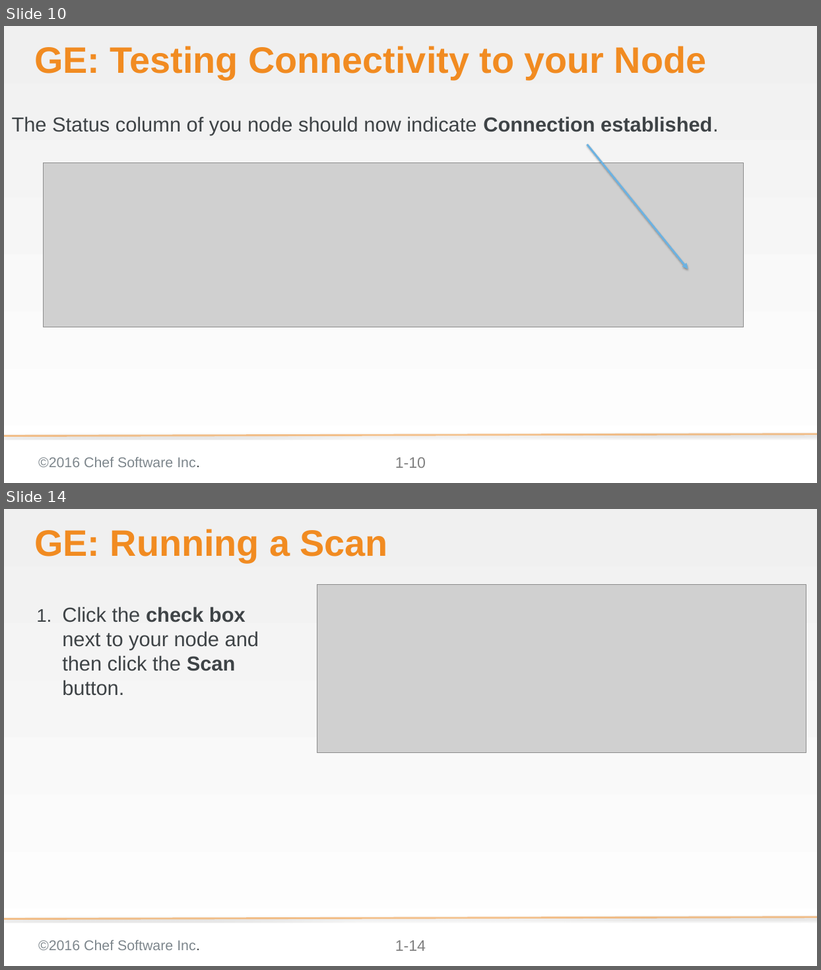
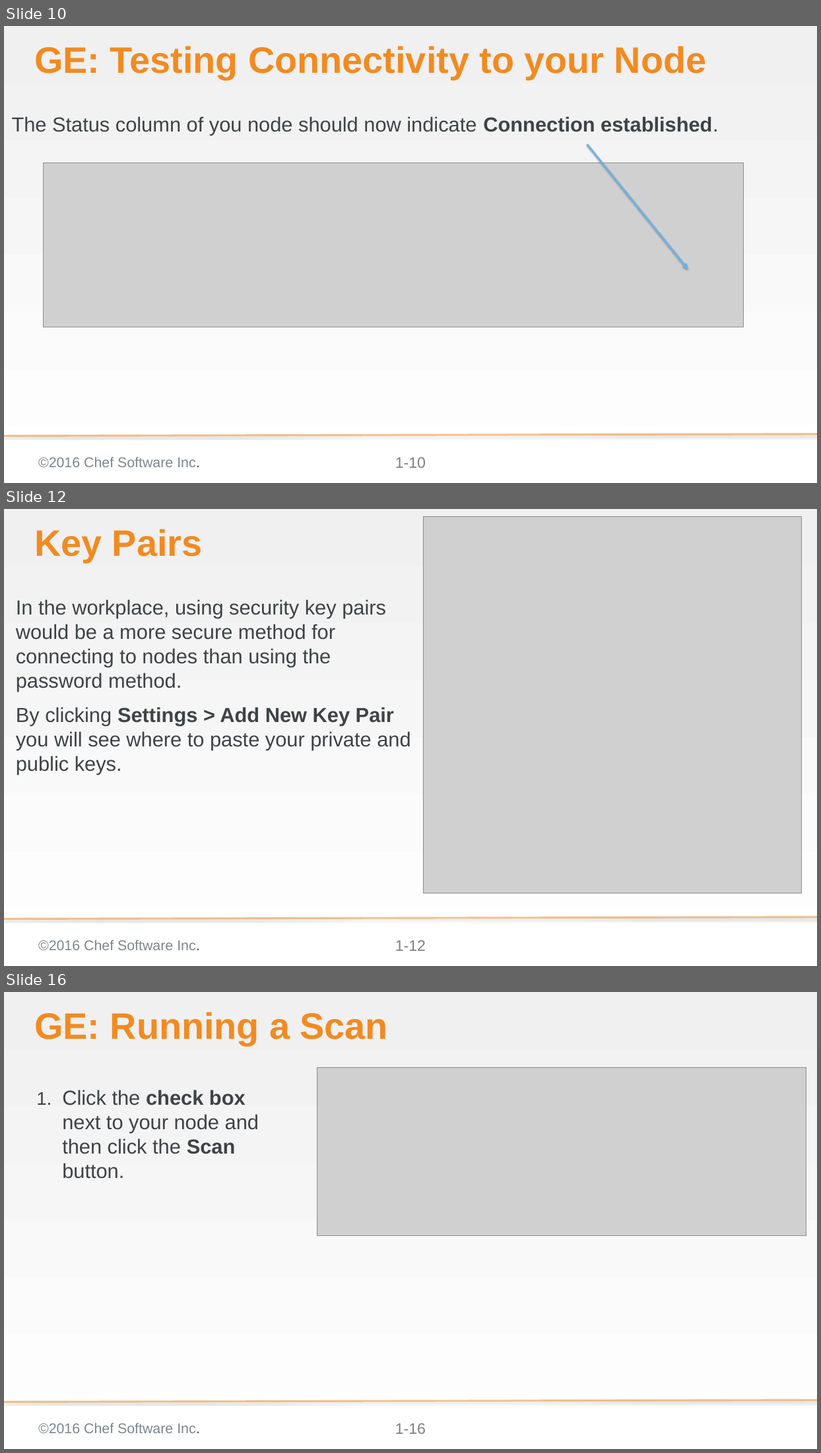
Before and after one commit to bchamby/chef-compliance-installation-configuration-operation, a slide deck: 03-initial-configuration-scans.pptx. Shown one above the other, each under a label of ours: slides 10 and 14 before the commit, slides 10, 12 and 16 after it; the slides between them are not shown. The pictures are 821x970 and 821x1453 pixels, drawn with LibreOffice and Linux fonts; fonts in the diff are those of the drawing; grey boxes stand for pictures; background and template pictures are left out. Boxes give left, top, right and bottom in pixels: in the first picture for what was removed or moved away, otherwise in the second. Text is boxed around its words. In the diff, an @@ line names an element or a change of style, - is before the commit and + after.

```diff
--- a/03-initial-configuration-scans.pptx
+++ b/03-initial-configuration-scans.pptx
@@ slide 12 added at [4,509,817,966], background gradient #F0F0F0 to #FFFFFF; not listed: 3 template elements that a slide beside it also shows @@
@@ picture added at [423,517,801,894] @@
@@ title added at [34,529,202,562], 58 pt, text #F18B21, bold @@
+Key Pairs
@@ text added at [16,599,411,775], 32 pt, text #3E4346 @@
+In the workplace, using security key pairs would be a more secure method for connecting to nodes than using the password method.
+By clicking Settings > Add New Key Pair you will see where to paste your private and public keys.
@@ what was slide 14 is now slide 16 @@
@@ page number at [395,1424,426,1434]: text changed @@
-1-14
+1-16
```
Also in this commit, not shown: 4 slides changed, 6 other slides added, 1 slide removed.
